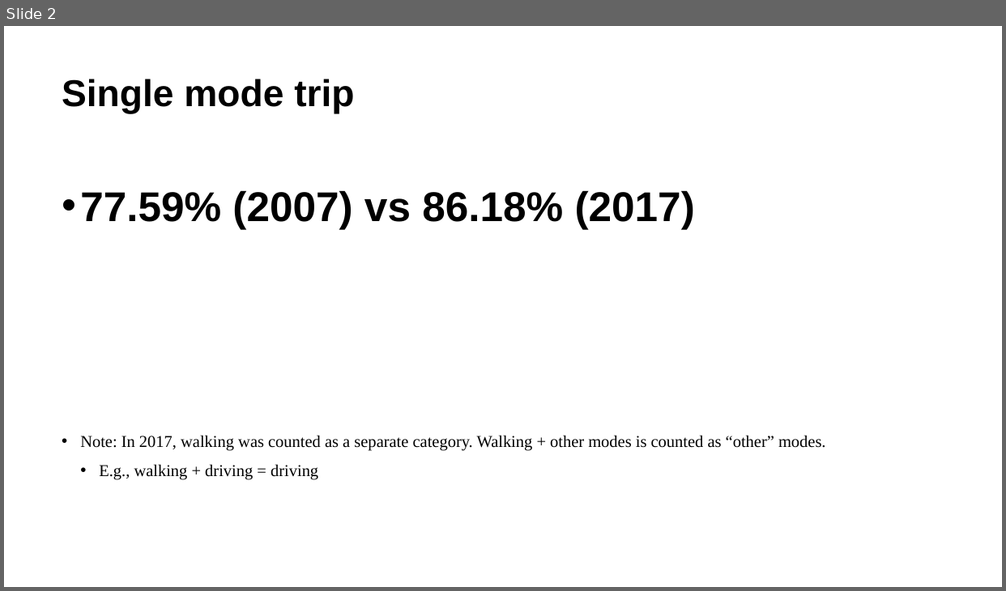
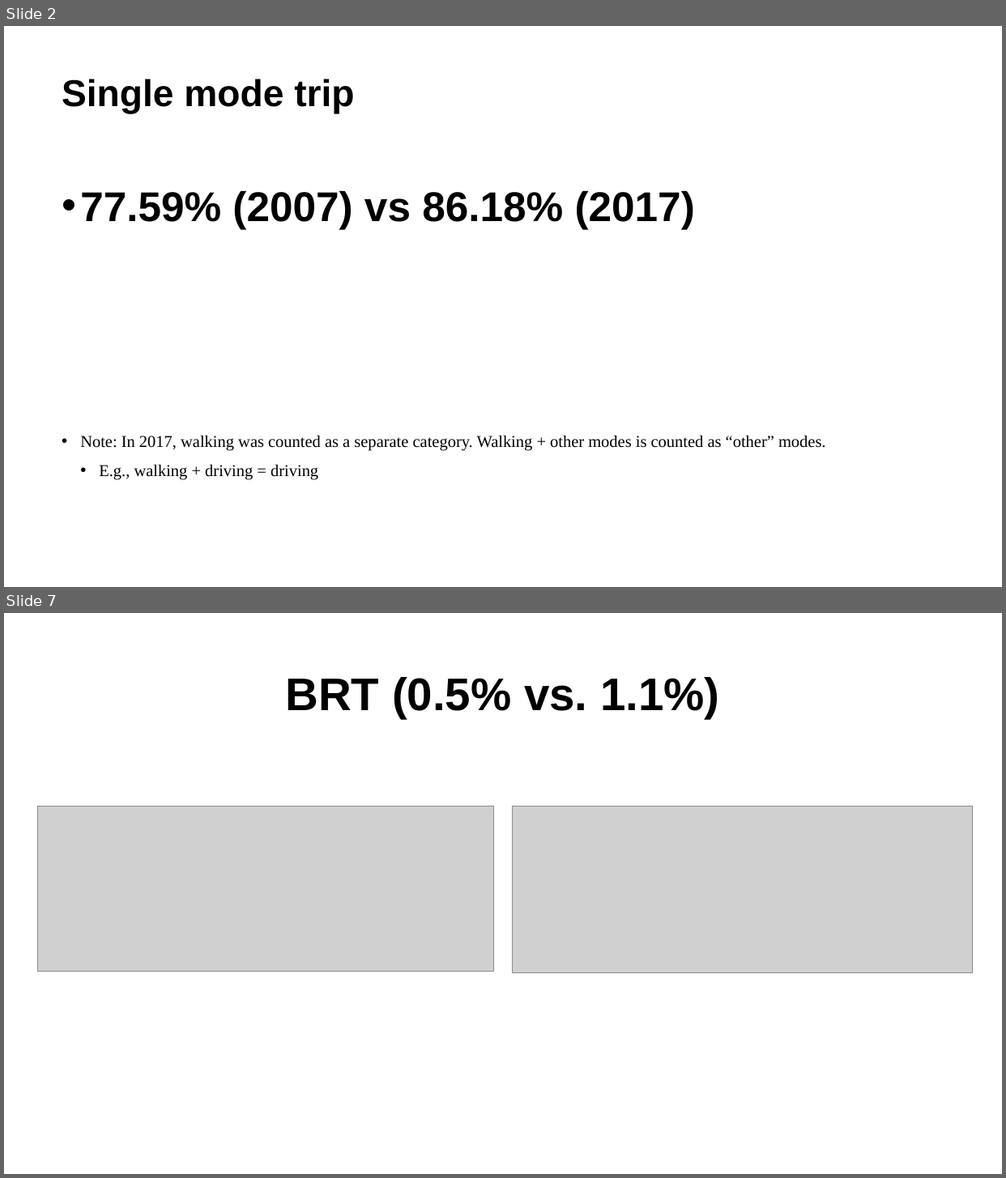
Before and after one commit to zyang91/Mexico-City-survey-comp, a slide deck: mexico city trip compa.pptx. Shown one above the other, each under a label of ours: slide 2 before the commit, slides 2 and 7 after it; the slides between them are not shown. The pictures are 1006x591 and 1006x1178 pixels, drawn with LibreOffice and Linux fonts; fonts in the diff are those of the drawing; grey boxes stand for pictures. Boxes give left, top, right and bottom in pixels: in the first picture for what was removed or moved away, otherwise in the second. Text is boxed around its words. In the diff, an @@ line names an element or a change of style, - is before the commit and + after.

```diff
--- a/mexico city trip compa.pptx
+++ b/mexico city trip compa.pptx
@@ slide 7 added at (x1=4, y1=613, x2=1002, y2=1174), background #FFFFFF @@
@@ title added at (x1=285, y1=677, x2=719, y2=719), 44 pt, text #000000, bold @@
+BRT (0.5% vs. 1.1%)
@@ picture added at (x1=38, y1=806, x2=493, y2=972) @@
@@ picture added at (x1=513, y1=806, x2=973, y2=973) @@
```
Also in this commit, not shown: 3 slides changed, 3 other slides added, 12 other files.
